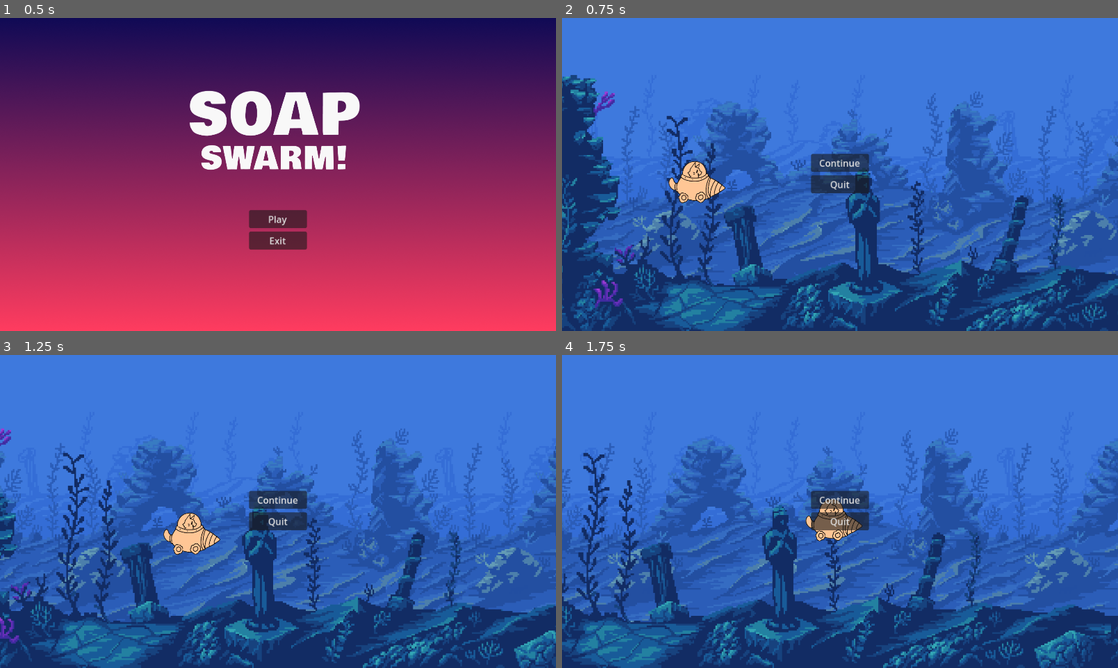
Above: before the commit, frames 1-4 (two rows, left to right).
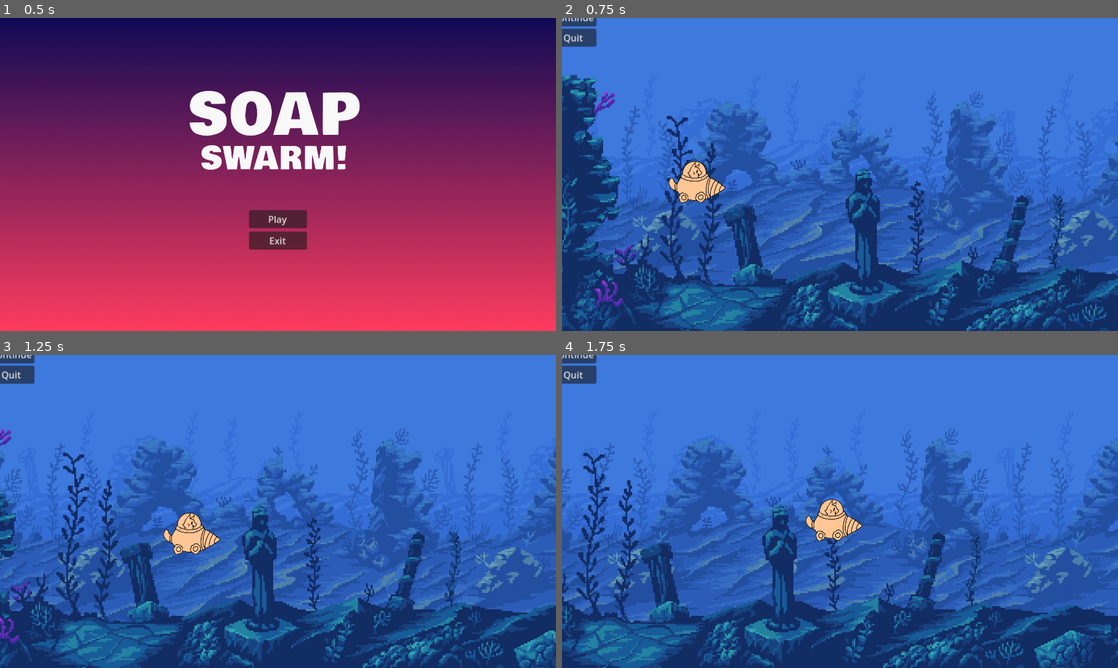
Above: after the commit, the same moments.

Repository: cassandracarlos/soap-swarm
Game: Godot game, scene res://scenes/start_menu.tscn
The game is run twice, just before and just after one commit, with the same random seed, the same clock (stepped at 60 frames per second) and the same inputs.
Inputs (mouse positions are in pixels of both pictures, inside the frame that each line leads up to):
- Up to frame 1 (0.5 s): no input
- Up to frame 2 (0.75 s): click "Play" at 0.5 s
- Up to frame 3 (1.25 s): no input
- Up to frame 4 (1.75 s): move the mouse to (962, 495) at 1.27 s; hold Up from 1.28 s (still down)

Frame 1 is identical in both runs. In frame 2, 1.7% of the frame differs, in the area x 0-56%, y 0-56%; in frame 3, 1.7%; in frame 4, 1.7%.

Commit message:
Toggle pause with "esc" key

Diff:
--- a/project.godot
+++ b/project.godot
@@ -23,7 +23,7 @@
 
 [input]
 
-Pause={
+pause={
 "deadzone": 0.5,
 "events": [Object(InputEventKey,"resource_local_to_scene":false,"resource_name":"","device":-1,"window_id":0,"alt_press …(182 unchanged characters)…
 ]
--- a/scenes/game_scene.tscn
+++ b/scenes/game_scene.tscn
@@ -21,7 +21,6 @@
 shader_parameter/speed_scale = 0.02
 
 [node name="GameScene" type="Node"]
-process_mode = 1
 script = ExtResource("1_fl0mh")
 
 [node name="GameBG2" type="TextureRect" parent="."]
@@ -62,3 +61,4 @@
 position = Vector2(374, 543)
 
 [node name="PauseMenu" parent="." instance=ExtResource("7_gtuk4")]
+process_mode = 0
--- a/scenes/pause_menu.tscn
+++ b/scenes/pause_menu.tscn
@@ -2,37 +2,34 @@
 
 [ext_resource type="Script" path="res://scripts/pause_menu.gd" id="1_nw3s7"]
 
-[node name="PauseMenu" type="Node"]
+[node name="PauseMenu" type="Control"]
 process_mode = 2
+layout_mode = 3
+anchors_preset = 0
 script = ExtResource("1_nw3s7")
 
-[node name="ContinueButton" type="Button" parent="."]
+[node name="MarginContainer" type="MarginContainer" parent="."]
+layout_mode = 1
 anchors_preset = 8
 anchor_left = 0.5
 anchor_top = 0.5
 anchor_right = 0.5
 anchor_bottom = 0.5
-offset_left = -100.0
-offset_top = -71.0
-offset_bottom = -40.0
+offset_left = -39.5
+offset_top = -33.0
+offset_right = 39.5
+offset_bottom = 33.0
 grow_horizontal = 2
 grow_vertical = 2
 scale = Vector2(2, 2)
+
+[node name="VBoxContainer" type="VBoxContainer" parent="MarginContainer"]
+layout_mode = 2
+
+[node name="ContinueButton" type="Button" parent="MarginContainer/VBoxContainer"]
+layout_mode = 2
 text = "Continue"
 
-[node name="QuitButton" type="Button" parent="."]
-anchors_preset = 7
-anchor_left = 0.5
-anchor_top = 1.0
-anchor_right = 0.5
-anchor_bottom = 1.0
-offset_left = -100.0
-offset_top = -537.0
-offset_bottom = -506.0
-grow_horizontal = 2
-grow_vertical = 0
-scale = Vector2(2, 2)
+[node name="QuitButton" type="Button" parent="MarginContainer/VBoxContainer"]
+layout_mode = 2
 text = "Quit"
-
-[connection signal="pressed" from="ContinueButton" to="." method="_on_continue_button_pressed"]
-[connection signal="pressed" from="QuitButton" to="." method="_on_quit_button_pressed"]
--- a/scripts/game_scene.gd
+++ b/scripts/game_scene.gd
@@ -1 +1,18 @@
 extends Node
+
+@onready var pause_menu = $PauseMenu
+var paused = false
+
+func _process(delta):
+	if Input.is_action_just_pressed("pause"):
+		pauseMenu()
+
+func pauseMenu():
+	if paused:
+		pause_menu.hide()
+		Engine.time_scale = 1
+	else:
+		pause_menu.show()
+		Engine.time_scale = 0
+
+	paused = !paused
--- a/scripts/pause_menu.gd
+++ b/scripts/pause_menu.gd
@@ -1,24 +1,9 @@
-extends Node
+extends Control
 
-func resume():
-	get_tree().paused = false
+@onready var game_state = $"../../"
 
-func pause():
-	get_tree().paused = true
+func _on_resume_pressed():
+	game_state.pauseMenu()
 
-func testEsc():
-
-	if Input.is_action_just_pressed("esc") and !get_tree().paused == false:
-		pause()
-
-	elif Input.is_action_just_pressed("esc") and get_tree().paused:
-		resume()
-
-func _on_continue_button_pressed():
-	resume()
-
-func _on_quit_button_pressed():
-	get_tree().change_scene_to_file("res://scenes/start_menu.tscn")
-
-func _process(delta):
-	testEsc()
+func _on_quit_pressed():
+	get_tree().quit()
